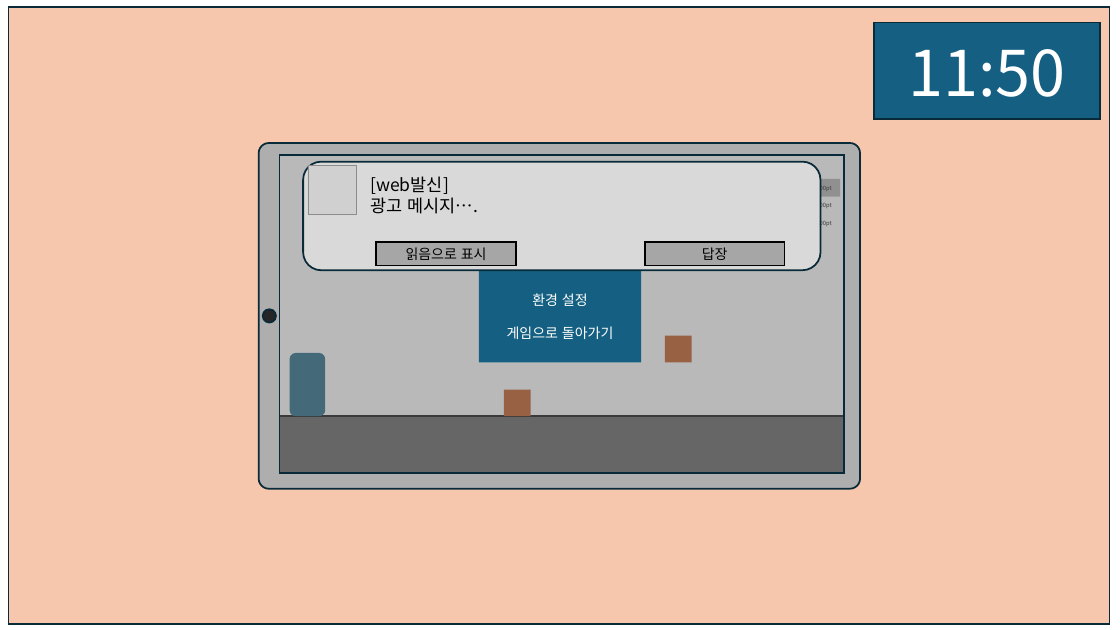
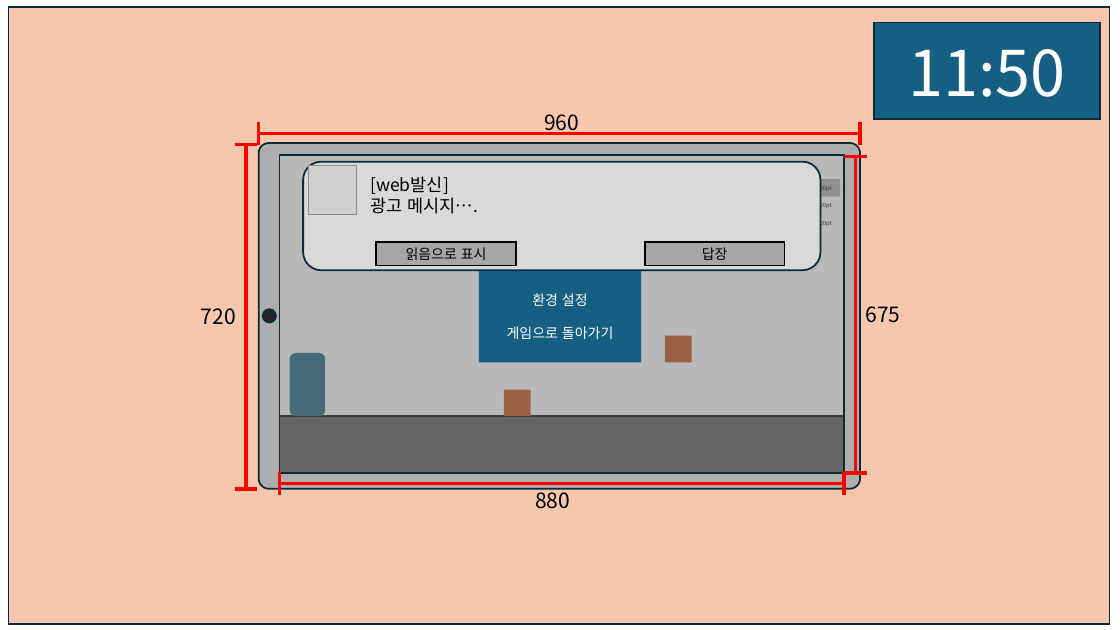
Before and after one commit to weariness00/Mandle_10Minute_Game, a slide deck: slide 1 of document/UI.pptx. Drawn at 1120x630 pixels with LibreOffice and Linux fonts; fonts in the diff are those of the drawing; grey boxes stand for pictures. Boxes give left, top, right and bottom in pixels: in the first picture for what was removed or moved away, otherwise in the second. Text is boxed around its words. In the diff, an @@ line names an element or a change of style, - is before the commit and + after.

```diff
--- a/document/UI.pptx
+++ b/document/UI.pptx
@@ text added at (x1=544, y1=114, x2=579, y2=135), 18 pt, text #000000 @@
+960
@@ line added from (234, 145) to (257, 145), #FF0000 3 pt @@
@@ line added from (246, 145) to (246, 489), #FF0000 3 pt @@
@@ line added from (259, 145) to (259, 122), #FF0000 3 pt @@
@@ line added from (259, 134) to (860, 134), #FF0000 3 pt @@
@@ line added from (860, 145) to (860, 122), #FF0000 3 pt @@
@@ line added from (844, 157) to (867, 157), #FF0000 3 pt @@
@@ line added from (855, 157) to (855, 473), #FF0000 3 pt @@
@@ text added at (x1=201, y1=308, x2=236, y2=325), 18 pt, text #000000 @@
+720
@@ text added at (x1=866, y1=306, x2=901, y2=323), 18 pt, text #000000 @@
+675
@@ line added from (280, 495) to (280, 472), #FF0000 3 pt @@
@@ line added from (844, 495) to (844, 472), #FF0000 3 pt @@
@@ line added from (844, 473) to (867, 473), #FF0000 3 pt @@
@@ line added from (234, 489) to (257, 489), #FF0000 3 pt @@
@@ line added from (280, 483) to (844, 483), #FF0000 3 pt @@
@@ text added at (x1=535, y1=487, x2=570, y2=509), 18 pt, text #000000 @@
+880
```
Also in this commit, not shown: 1 slide added, 1 other file.
